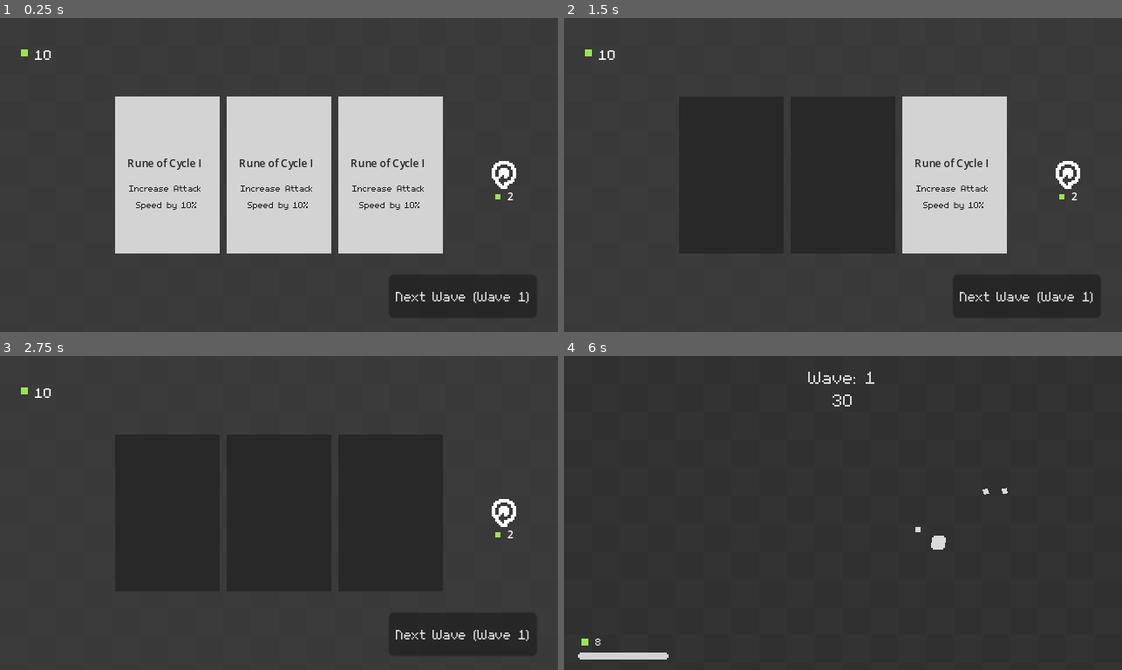
Above: before the commit, frames 1-4 (two rows, left to right).
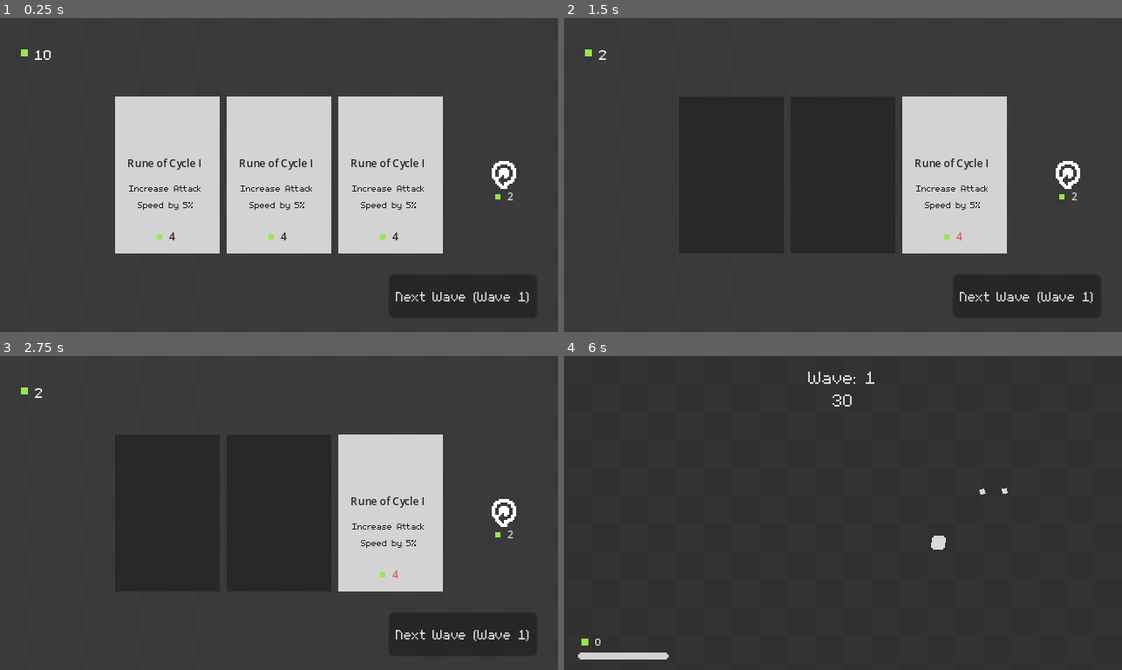
Above: after the commit, the same moments.

Repository: rchiedev/Quadratum
Game: Godot game, scene res://game/buy_upgrade_menu.tscn
Two runs of this game, one before a commit and one after it. Both use one fixed random seed, a clock stepped at 60 frames per second and the inputs below. This scene is started directly instead of the project's main scene.
Inputs (mouse positions are in pixels of both pictures, inside the frame that each line leads up to):
- Up to frame 1 (0.25 s): no input
- Up to frame 2 (1.5 s): click "Rune of Cycle I" at 0.5 s; click "Rune of Cycle I" at 1.25 s
- Up to frame 3 (2.75 s): click (390, 513) at 2 s, where only the run before the commit has a clickable "Rune of Cycle I"
- Up to frame 4 (6 s): click (1066, 513) at 2.75 s; click "Next Wave (Wave 1)" at 3.5 s; click "Next Wave (Wave 1)" at 4.25 s; tap Enter at 5 s; move the mouse to (965, 497) at 5.02 s; press the mouse at (965, 497) at 5.03 s; hold Right (ui_right) 5.03-5.78 s; move the mouse to (731, 528) at 5.77 s; release the mouse at (731, 528) at 5.78 s; hold Down (ui_down) from 5.78 s (still down); click (731, 528) at 5.85 s

The runs differ from the first frame. In frame 1, 0.4% of the frame differs, in the area x 24-92%, y 55-71%; in frame 2, 0.2%; in frame 3, 9.3%, in the area x 6-92%, y 10-75%; in frame 4, less than 0.1%.

Commit message:
Day 6
Improved upgrade system and menu

Diff:
--- a/autoloads/game_manager.gd
+++ b/autoloads/game_manager.gd
@@ -1,6 +1,8 @@
 extends Node
 
-@export var upgrade_list : Array[Upgrade]
+@export var silver_upgrades : Array[Upgrade]
+@export var gold_upgrades : Array[Upgrade]
+@export var prismatic_upgrades : Array[Upgrade]
 
 var wave : int = 1
 var gems : int = 10
@@ -14,6 +16,36 @@
 	gems = 10
 	upgrades = {}
 
+func get_upgrade():
+	var x = randi_range(1, 100)
+	print("chance: ", x)
+
+	var silver_chance = 90
+	var gold_chance = 100
+
+	if wave > 5:
+		silver_chance = 80
+		gold_chance = 95
+
+	if wave > 10:
+		silver_chance = 70
+		gold_chance = 95
+
+	if wave > 15:
+		silver_chance = 50
+		gold_chance = 90
+
+	if wave > 20:
+		silver_chance = 30
+		gold_chance = 90
+
+	if x <= silver_chance:
+		return silver_upgrades.pick_random()
+	elif x <= gold_chance:
+		return gold_upgrades.pick_random()
+	else:
+		return prismatic_upgrades.pick_random()
+
 func apply_upgrade(upgrade_data : Upgrade):
 	if upgrades.has(upgrade_data.id):
 		upgrades[upgrade_data.id] += upgrade_data.value
--- a/autoloads/game_manager.tscn
+++ b/autoloads/game_manager.tscn
@@ -1,8 +1,12 @@
-[gd_scene load_steps=3 format=3 uid="uid://c3y1midygak58"]
+[gd_scene load_steps=5 format=3 uid="uid://c3y1midygak58"]
 
 [ext_resource type="Script" path="res://autoloads/game_manager.gd" id="1_lt5wu"]
-[ext_resource type="Resource" uid="uid://ckcxutapenn52" path="res://upgrades/rune_of_cycle.tres" id="2_l7bc8"]
+[ext_resource type="Resource" uid="uid://ckcxutapenn52" path="res://upgrades/rune_of_cycle1.tres" id="2_l7bc8"]
+[ext_resource type="Resource" uid="uid://caequ15rbctdp" path="res://upgrades/rune_of_cycle2.tres" id="3_xh1n7"]
+[ext_resource type="Resource" uid="uid://cmqrjo5l27tme" path="res://upgrades/rune_of_cycle3.tres" id="4_xw70r"]
 
 [node name="GameManager" type="Node"]
 script = ExtResource("1_lt5wu")
-upgrade_list = Array[Resource("res://upgrades/upgrade.gd")]([ExtResource("2_l7bc8")])
+silver_upgrades = Array[Resource("res://upgrades/upgrade.gd")]([ExtResource("2_l7bc8")])
+gold_upgrades = Array[Resource("res://upgrades/upgrade.gd")]([ExtResource("3_xh1n7")])
+prismatic_upgrades = Array[Resource("res://upgrades/upgrade.gd")]([ExtResource("4_xw70r")])
--- a/autoloads/signal_bus.gd
+++ b/autoloads/signal_bus.gd
@@ -15,3 +15,4 @@
 #Game Related
 signal on_wave_timer_countdown(time : float)
 signal on_wave_clear()
+signal on_gem_spent()
--- a/game/HealthBar.gd
+++ b/game/HealthBar.gd
@@ -13,7 +13,3 @@
 
 func shake_bar():
 	animation_player.play("shake")
-
-# Called every frame. 'delta' is the elapsed time since the previous frame.
-func _process(delta):
-	pass
--- a/game/ProjectileContainer.gd
+++ b/game/ProjectileContainer.gd
@@ -5,10 +5,6 @@
 	SignalBus.on_player_shoot.connect(spawn_bullet)
 	SignalBus.on_enemy_shoot.connect(spawn_bullet)
 	SignalBus.on_wave_clear.connect(clear_bullets)
-
-# Called every frame. 'delta' is the elapsed time since the previous frame.
-func _process(delta):
-	pass
 
 func spawn_bullet(bullet : RigidBody2D, starting_pos : Vector2, direction : Vector2):
 	bullet.global_position = starting_pos
--- a/game/buy_upgrade_menu.gd
+++ b/game/buy_upgrade_menu.gd
@@ -14,16 +14,12 @@
 func _ready():
 	set_wave_counter()
 	set_gems_counter()
-	refresh_cost_label.text = str(refresh_cost)
-
-	if GameManager.gems - refresh_cost <= 0:
-		disable_refresh()
-
+	set_refresh_label()
 	set_upgrade_cards()
 
-# Called every frame. 'delta' is the elapsed time since the previous frame.
-func _process(delta):
-	pass
+	SignalBus.on_gem_spent.connect(set_gems_counter)
+	SignalBus.on_gem_spent.connect(set_refresh_label)
+
 
 func set_wave_counter():
 	next_wave_btn.text = "Next Wave (Wave " + str(GameManager.wave) + ")"
@@ -38,6 +34,9 @@
 func _on_refresh_button_pressed():
 	GameManager.gems -= refresh_cost
 
+	refresh_cost += 1
+	set_refresh_label()
+
 	if GameManager.gems - refresh_cost < 0:
 		disable_refresh()
 
@@ -46,6 +45,13 @@
 
 	print("Refreshing Shop")
 
+func set_refresh_label():
+	refresh_cost_label.text = str(refresh_cost)
+	refresh_cost_label.label_settings.font_color = Color.html("#d3d3d3")
+	if GameManager.gems - refresh_cost < 0:
+		refresh_cost_label.label_settings.font_color = Color.html("#d95763")
+		disable_refresh()
+
 func disable_refresh():
 	refresh_button.disabled = true
 
--- a/game/drop_container.gd
+++ b/game/drop_container.gd
@@ -5,11 +5,6 @@
 func _ready():
 	SignalBus.on_enemy_death.connect(spawn_drop)
 	SignalBus.on_wave_clear.connect(clear_gems)
-
-
-# Called every frame. 'delta' is the elapsed time since the previous frame.
-func _process(delta):
-	pass
 
 func spawn_drop(pos : Vector2, qty : int):
 	for i in qty:
--- a/game/enemy_container.gd
+++ b/game/enemy_container.gd
@@ -12,7 +12,7 @@
 	SignalBus.on_player_death.connect(stop_wave)
 
 # Called every frame. 'delta' is the elapsed time since the previous frame.
-func _process(delta):
+func _process(_delta):
 	SignalBus.on_wave_timer_countdown.emit(wave_timer.time_left)
 
 func spawn_enemy(enemy : Enemy, starting_pos : Vector2):
--- a/game/upgrade_cards.gd
+++ b/game/upgrade_cards.gd
@@ -2,31 +2,55 @@
 
 @onready var name_label = %Name
 @onready var description = %Description
-@onready var texture_rect = $TextureRect
+@onready var texture_rect = %TextureRect
+@onready var gem_image = $GemImage
+@onready var price_label = %Price
 
-var data : Upgrade
+const CARD_UPGRADE_1 = preload("res://assets/Card-Upgrade1.png")
+const CARD_UPGRADE_2 = preload("res://assets/Card-Upgrade2.png")
+const CARD_UPGRADE_3 = preload("res://assets/Card-Upgrade3.png")
+
+var upgrade : Upgrade
+var price : int = 5
 
 func _ready():
-	self.disabled = false
-	self.visible = true
-
-# Called every frame. 'delta' is the elapsed time since the previous frame.
-func _process(delta):
-	pass
+	SignalBus.on_gem_spent.connect(set_price_label)
 
 func set_upgrade_data():
-	data = GameManager.upgrade_list.pick_random()
-	name_label.text = data.name
-	description.text = data.description
+	upgrade = GameManager.get_upgrade()
+	name_label.text = upgrade.name
+	description.text = upgrade.description
+	if upgrade.rarity == 0:
+		texture_rect.texture = CARD_UPGRADE_1
+		price = 3 + GameManager.wave
+	elif upgrade.rarity == 1:
+		texture_rect.texture = CARD_UPGRADE_2
+		price = 7 + GameManager.wave
+	else:
+		texture_rect.texture = CARD_UPGRADE_3
+		price = 14 + GameManager.wave
 
-	texture_rect.visible = true
-	name_label.visible = true
-	description.visible = true
-	self.disabled = false
+	set_visibility(true)
+	set_price_label()
 
 func _on_pressed():
-	GameManager.apply_upgrade(data)
-	self.disabled = true
-	texture_rect.visible = false
-	name_label.visible = false
-	description.visible = false
+	GameManager.apply_upgrade(upgrade)
+	GameManager.gems -= price
+	SignalBus.on_gem_spent.emit()
+	set_visibility(false)
+
+func set_price_label():
+	price_label.text = str(price)
+	price_label.label_settings.font_color = Color.html("#232323")
+
+	if GameManager.gems - price < 0:
+		price_label.label_settings.font_color = Color.html("#d95763")
+		self.disabled = true
+
+func set_visibility(boolean):
+	texture_rect.visible = boolean
+	name_label.visible = boolean
+	description.visible = boolean
+	price_label.visible = boolean
+	gem_image.visible = boolean
+	self.disabled = !boolean
--- a/game/upgrade_cards.tscn
+++ b/game/upgrade_cards.tscn
@@ -1,9 +1,10 @@
-[gd_scene load_steps=7 format=3 uid="uid://lga66hytf41s"]
+[gd_scene load_steps=9 format=3 uid="uid://lga66hytf41s"]
 
 [ext_resource type="Texture2D" uid="uid://dw7g4tdnj4tuf" path="res://assets/Card-Upgrade1.png" id="1_aim1n"]
 [ext_resource type="Script" path="res://game/upgrade_cards.gd" id="1_h1dk3"]
 [ext_resource type="Texture2D" uid="uid://cjgvw5gvpfh0i" path="res://assets/Card-Upgrade.png" id="1_hbeg7"]
 [ext_resource type="FontFile" uid="uid://dhl7e2l35ot2l" path="res://assets/m5x7.ttf" id="2_hpg1i"]
+[ext_resource type="Texture2D" uid="uid://bdw34d2t2drg6" path="res://assets/Gem.png" id="5_p0o3h"]
 
 [sub_resource type="LabelSettings" id="LabelSettings_y35t7"]
 font_size = 6
@@ -14,6 +15,10 @@
 font_size = 8
 font_color = Color(0.137255, 0.137255, 0.137255, 1)
 
+[sub_resource type="LabelSettings" id="LabelSettings_3od2h"]
+font_size = 6
+font_color = Color(0.137255, 0.137255, 0.137255, 1)
+
 [node name="UpgradeCard" type="TextureButton"]
 offset_right = 60.0
 offset_bottom = 90.0
@@ -21,6 +26,7 @@
 script = ExtResource("1_h1dk3")
 
 [node name="TextureRect" type="TextureRect" parent="."]
+unique_name_in_owner = true
 layout_mode = 0
 offset_right = 40.0
 offset_bottom = 40.0
@@ -48,4 +54,24 @@
 horizontal_alignment = 1
 autowrap_mode = 2
 
+[node name="GemImage" type="TextureRect" parent="."]
+offset_left = 24.0
+offset_top = 79.0
+offset_right = 27.0
+offset_bottom = 82.0
+size_flags_vertical = 4
+texture = ExtResource("5_p0o3h")
+
+[node name="Price" type="Label" parent="."]
+unique_name_in_owner = true
+offset_left = 31.0
+offset_top = 75.0
+offset_right = 36.0
+offset_bottom = 87.0
+size_flags_horizontal = 4
+text = "9"
+label_settings = SubResource("LabelSettings_3od2h")
+horizontal_alignment = 1
+vertical_alignment = 1
+
 [connection signal="pressed" from="." to="." method="_on_pressed"]
--- a/game/wave_counter.gd
+++ b/game/wave_counter.gd
@@ -4,8 +4,3 @@
 # Called when the node enters the scene tree for the first time.
 func _ready():
 	self.text = "Wave: " + str(GameManager.wave)
-
-
-# Called every frame. 'delta' is the elapsed time since the previous frame.
-func _process(delta):
-	pass
--- a/units/enemies/attacking_behavior.gd
+++ b/units/enemies/attacking_behavior.gd
@@ -6,7 +6,7 @@
 func init(parent : Enemy):
 	_parent = parent
 
-func _physics_process(delta):
+func _physics_process(_delta):
 	pass
 
 func shoot():
--- a/units/enemies/enemy.gd
+++ b/units/enemies/enemy.gd
@@ -25,7 +25,7 @@
 	movement_behavior.init(self)
 	attacking_behavior.init(self)
 
-func _physics_process(delta):
+func _physics_process(_delta):
 	direction = get_direction()
 	rotation = direction.angle()
 	velocity = direction * speed
--- a/units/marker/marker.gd
+++ b/units/marker/marker.gd
@@ -11,10 +11,6 @@
 	rotation = deg_to_rad(randf_range(-20.0, 20.0))
 	animation_player.play("spawn")
 
-# Called every frame. 'delta' is the elapsed time since the previous frame.
-func _process(delta):
-	pass
-
 func emit_particle():
 	particle.restart()
 	particle.emitting = true
--- a/units/player/player.gd
+++ b/units/player/player.gd
@@ -26,7 +26,7 @@
 	SignalBus.on_hp_changed.emit(health, max_health)
 	SignalBus.on_wave_clear.connect(disable_movement)
 
-func _physics_process(delta):
+func _physics_process(_delta):
 	if not is_dead and can_move:
 		look_at(get_global_mouse_position())
 
--- a/upgrades/rune_of_cycle.tres
+++ /dev/null
@@ -1,11 +0,0 @@
-[gd_resource type="Resource" script_class="Upgrade" load_steps=2 format=3 uid="uid://ckcxutapenn52"]
-
-[ext_resource type="Script" path="res://upgrades/upgrade.gd" id="1_buldf"]
-
-[resource]
-script = ExtResource("1_buldf")
-id = "aspd"
-name = "Rune of Cycle I"
-description = "Increase Attack Speed by 10%"
-operator = 0
-value = 10.0
--- /dev/null
+++ b/upgrades/rune_of_cycle1.tres
@@ -0,0 +1,12 @@
+[gd_resource type="Resource" script_class="Upgrade" load_steps=2 format=3 uid="uid://ckcxutapenn52"]
+
+[ext_resource type="Script" path="res://upgrades/upgrade.gd" id="1_aymlk"]
+
+[resource]
+script = ExtResource("1_aymlk")
+id = "aspd"
+name = "Rune of Cycle I"
+description = "Increase Attack Speed by 5%"
+rarity = 0
+operator = 0
+value = 5.0
--- /dev/null
+++ b/upgrades/rune_of_cycle2.tres
@@ -0,0 +1,12 @@
+[gd_resource type="Resource" script_class="Upgrade" load_steps=2 format=3 uid="uid://caequ15rbctdp"]
+
+[ext_resource type="Script" path="res://upgrades/upgrade.gd" id="1_fvpiw"]
+
+[resource]
+script = ExtResource("1_fvpiw")
+id = "aspd"
+name = "Rune of Cycle II"
+description = "Increase Attack Speed by 10%"
+rarity = 1
+operator = 0
+value = 10.0
--- /dev/null
+++ b/upgrades/rune_of_cycle3.tres
@@ -0,0 +1,12 @@
+[gd_resource type="Resource" script_class="Upgrade" load_steps=2 format=3 uid="uid://cmqrjo5l27tme"]
+
+[ext_resource type="Script" path="res://upgrades/upgrade.gd" id="1_3lgmu"]
+
+[resource]
+script = ExtResource("1_3lgmu")
+id = "aspd"
+name = "Rune of Cycle III"
+description = "Increase Attack Speed by 20%"
+rarity = 2
+operator = 0
+value = 20.0
--- a/upgrades/upgrade.gd
+++ b/upgrades/upgrade.gd
@@ -2,9 +2,11 @@
 class_name Upgrade
 
 enum OPERATOR {ADD, SUBTRACT}
+enum RARITY {SILVER, GOLD, PRISMATIC}
 
 @export var id : String
 @export var name : String
 @export var description : String
-@export var operator : OPERATOR
+@export var rarity : RARITY = RARITY.SILVER
+@export var operator : OPERATOR = OPERATOR.ADD
 @export var value : float
